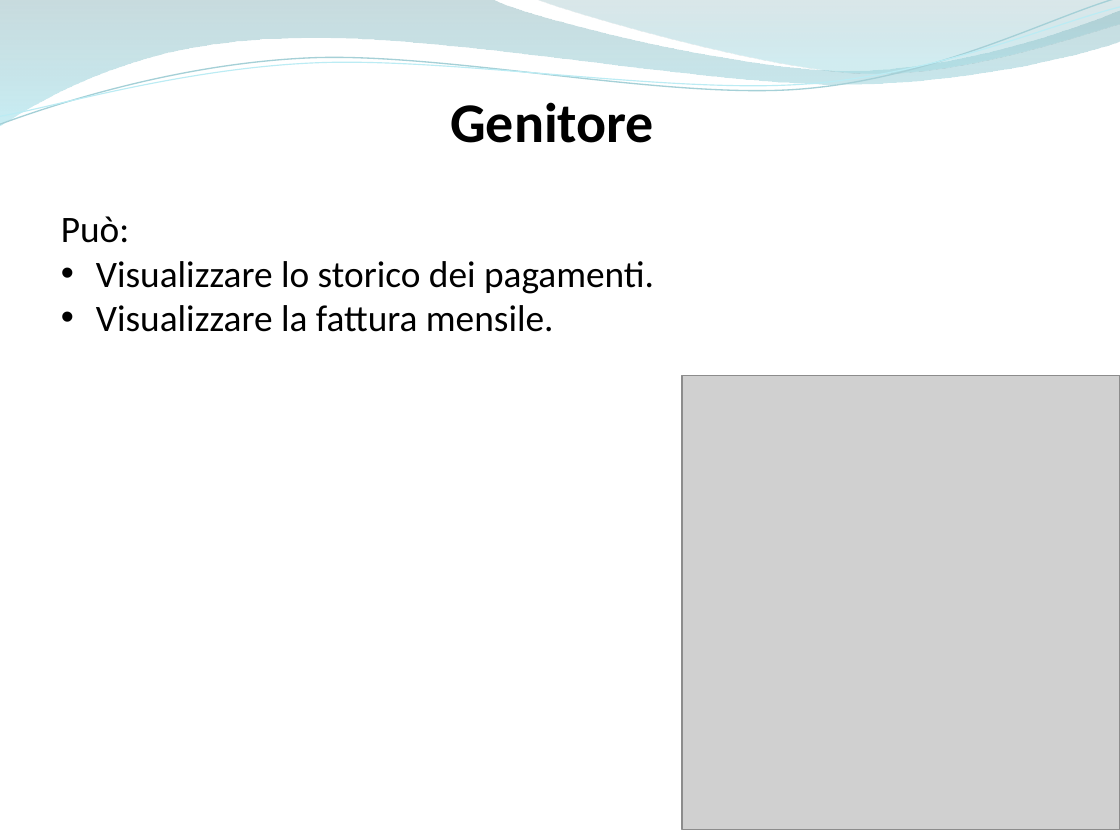
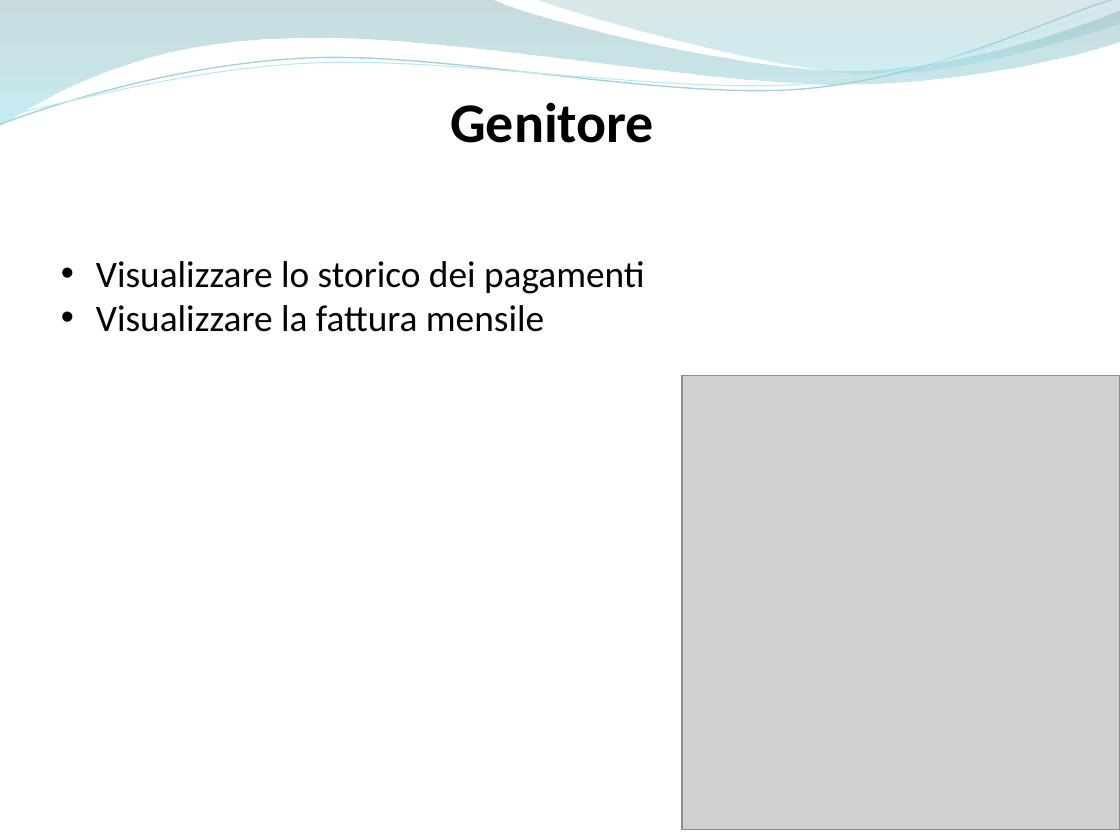
Before and after one commit to ammirate/at-silo, a slide deck: slide 10 of Presentazione/Atsilo2/Parisi/Atsilo_M_Parisi.pptx (slide 12 before the commit). Drawn at 1120x840 pixels with LibreOffice and Linux fonts; fonts in the diff are those of the drawing; grey boxes stand for pictures. Boxes give left, top, right and bottom in pixels: in the first picture for what was removed or moved away, otherwise in the second. Text is boxed around its words. In the diff, an @@ line names an element or a change of style, - is before the commit and + after.

```diff
--- a/Presentazione/Atsilo2/Parisi/Atsilo_M_Parisi.pptx
+++ b/Presentazione/Atsilo2/Parisi/Atsilo_M_Parisi.pptx
@@ text at (96, 261, 645, 332): text changed @@
-Può:
-• Visualizzare lo storico dei pagamenti.
-• Visualizzare la fattura mensile.
+• Visualizzare lo storico dei pagamenti
+• Visualizzare la fattura mensile
```
Also in this commit, not shown: 5 other slides changed, 2 slides removed.
